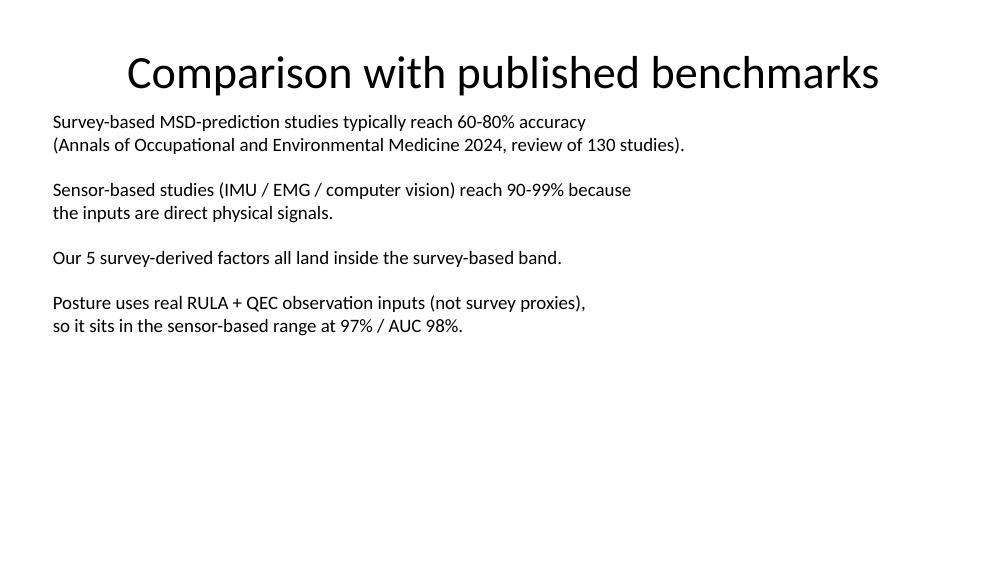
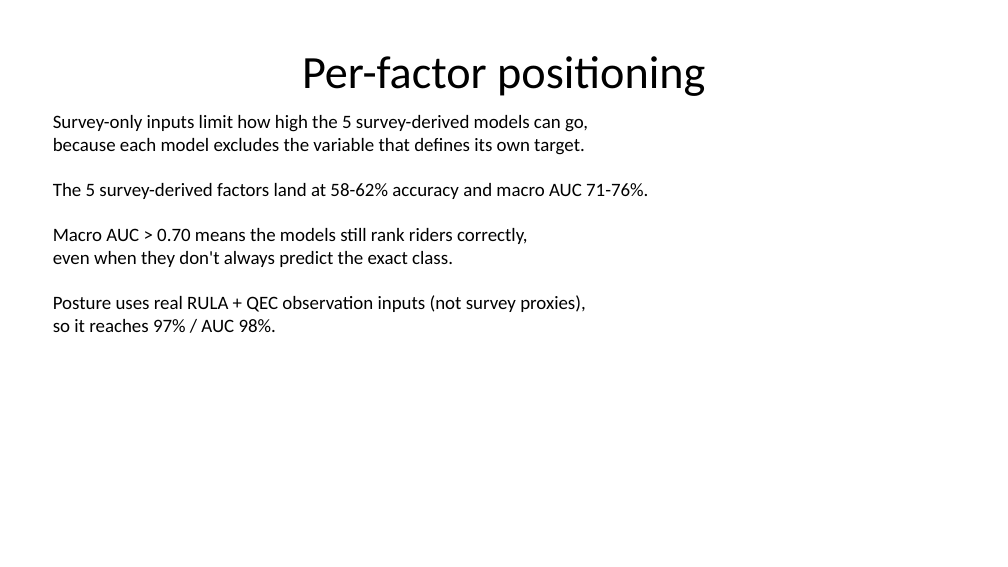
Before and after one commit to AilaVishnu/ergonomic-risk-factor-prediction, a slide deck: slide 50 of deck/Ergonomic_Risk_Factor_Prediction_Project_Plan_WITH_RESULTS.pptx. Drawn at 1008x567 pixels with LibreOffice and Linux fonts; fonts in the diff are those of the drawing. Boxes give left, top, right and bottom in pixels: in the first picture for what was removed or moved away, otherwise in the second. Text is boxed around its words. In the diff, an @@ line names an element or a change of style, - is before the commit and + after.

```diff
--- a/deck/Ergonomic_Risk_Factor_Prediction_Project_Plan_WITH_RESULTS.pptx
+++ b/deck/Ergonomic_Risk_Factor_Prediction_Project_Plan_WITH_RESULTS.pptx
@@ title at (302, 56, 705, 96): text changed @@
-Comparison with published benchmarks
+Per-factor positioning
@@ text at (53, 115, 648, 267): text changed @@
-Survey-based MSD-prediction studies typically reach 60-80% accuracy
-(Annals of Occupational and Environmental Medicine 2024, review of 130 studies).
-Sensor-based studies (IMU / EMG / computer vision) reach 90-99% because
-the inputs are direct physical signals.
-Our 5 survey-derived factors all land inside the survey-based band.
+Survey-only inputs limit how high the 5 survey-derived models can go,
+because each model excludes the variable that defines its own target.
+The 5 survey-derived factors land at 58-62% accuracy and macro AUC 71-76%.
+Macro AUC > 0.70 means the models still rank riders correctly,
+even when they don't always predict the exact class.
@@ text at (53, 319, 276, 332): text changed @@
-so it sits in the sensor-based range at 97% / AUC 98%.
+so it reaches 97% / AUC 98%.
```
Also in this commit, not shown: 2 other slides changed.
